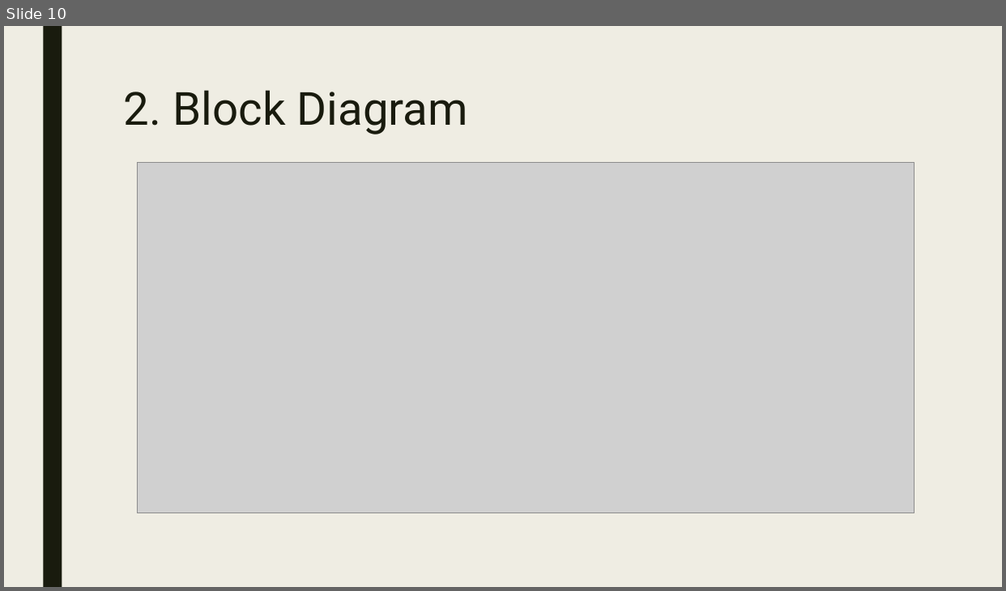
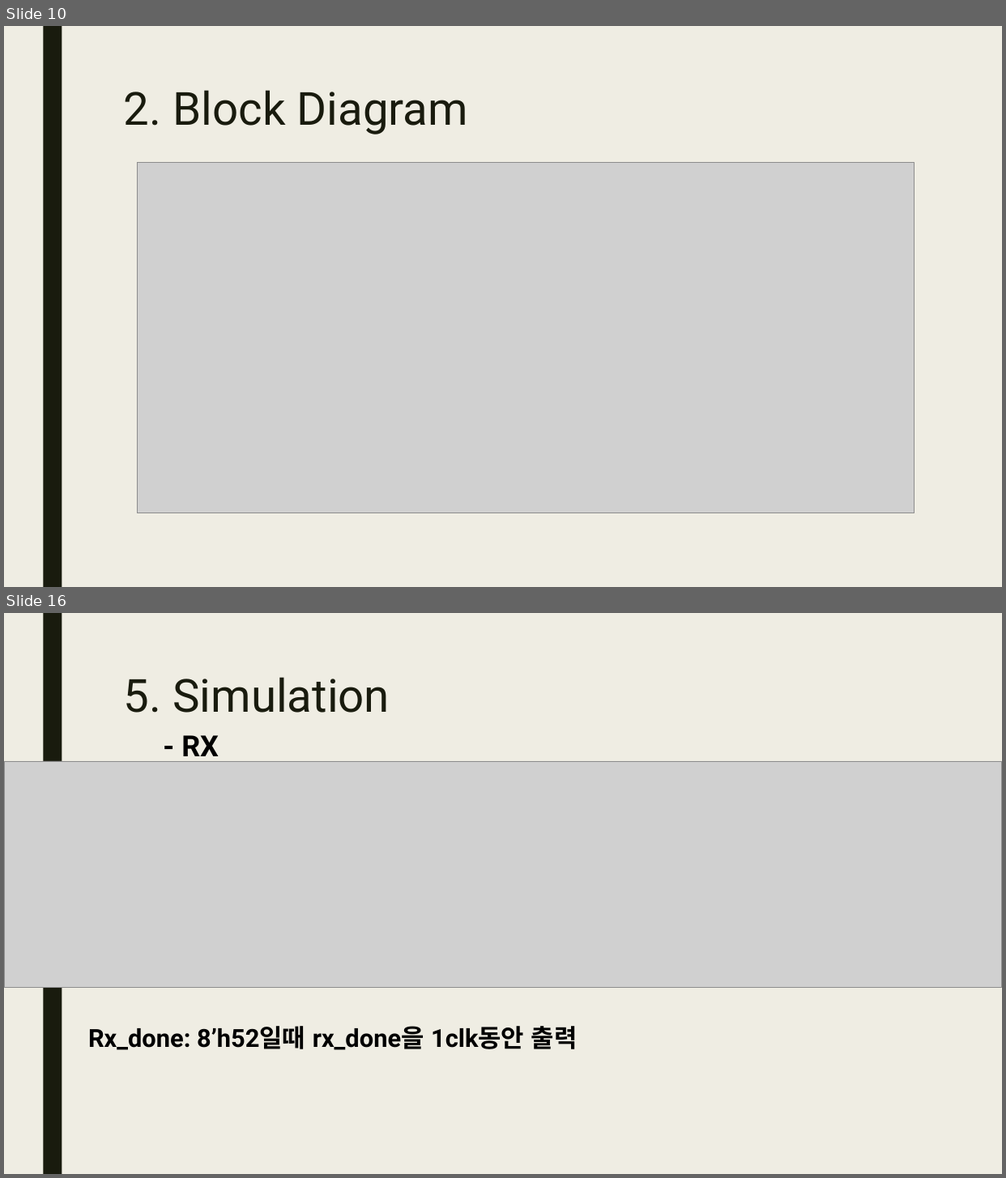
Before and after one commit to JunHyoung0608/Verilog_2026_Project, a slide deck: L01_uart_stopwatch_watch/이준형_stopwatch_watch_rev1.pptx. Shown one above the other, each under a label of ours: slide 10 before the commit, slides 10 and 16 after it; the slides between them are not shown. The pictures are 1006x591 and 1006x1178 pixels, drawn with LibreOffice and Linux fonts; fonts in the diff are those of the drawing; grey boxes stand for pictures. Boxes give left, top, right and bottom in pixels: in the first picture for what was removed or moved away, otherwise in the second. Text is boxed around its words. In the diff, an @@ line names an element or a change of style, - is before the commit and + after.

```diff
--- a/L01_uart_stopwatch_watch/이준형_stopwatch_watch_rev1.pptx
+++ b/L01_uart_stopwatch_watch/이준형_stopwatch_watch_rev1.pptx
@@ slide 16 added at bbox=[4, 613, 1002, 1174], background #EFEDE3; not listed: 1 template element that a slide beside it also shows @@
@@ title added at bbox=[124, 677, 390, 713], 44 pt, text #191B0E @@
+5. Simulation
@@ text added at bbox=[181, 735, 219, 762], 28 pt, text #000000, bold @@
+- RX
@@ picture added at bbox=[4, 761, 1002, 988] @@
@@ text added at bbox=[88, 1026, 577, 1050], 24 pt, text #000000, bold @@
+Rx_done: 8’h52일때 rx_done을 1clk동안 출력
```
Also in this commit, not shown: 1 slide changed, 11 other slides added, 37 slides removed, 4 other files.
